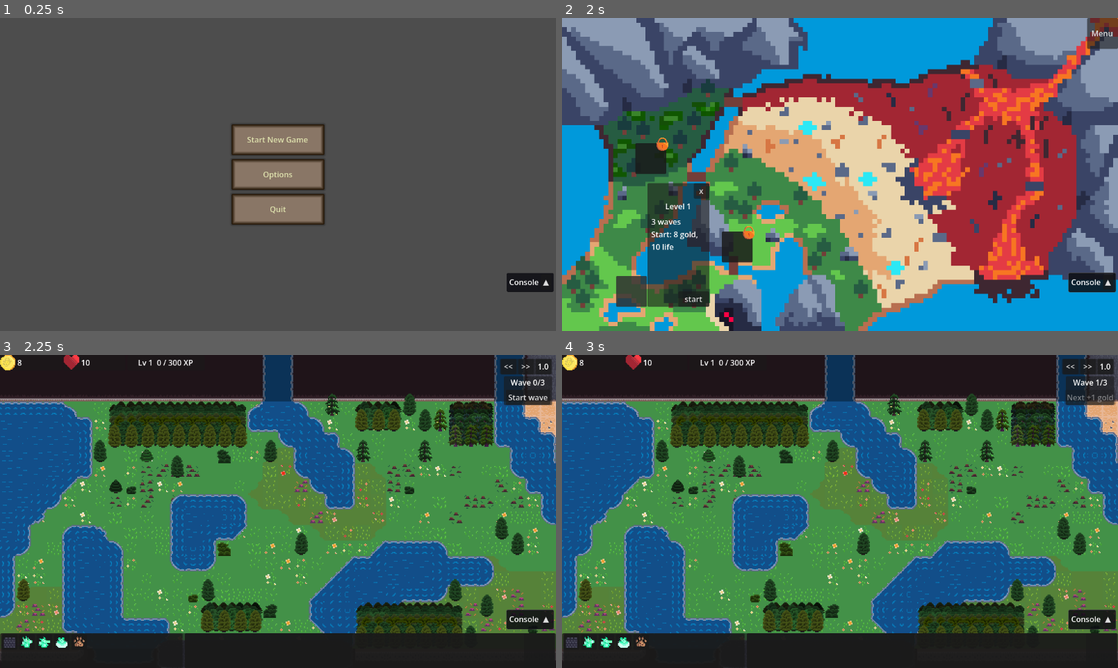
Above: before the commit, frames 1-4 (two rows, left to right).
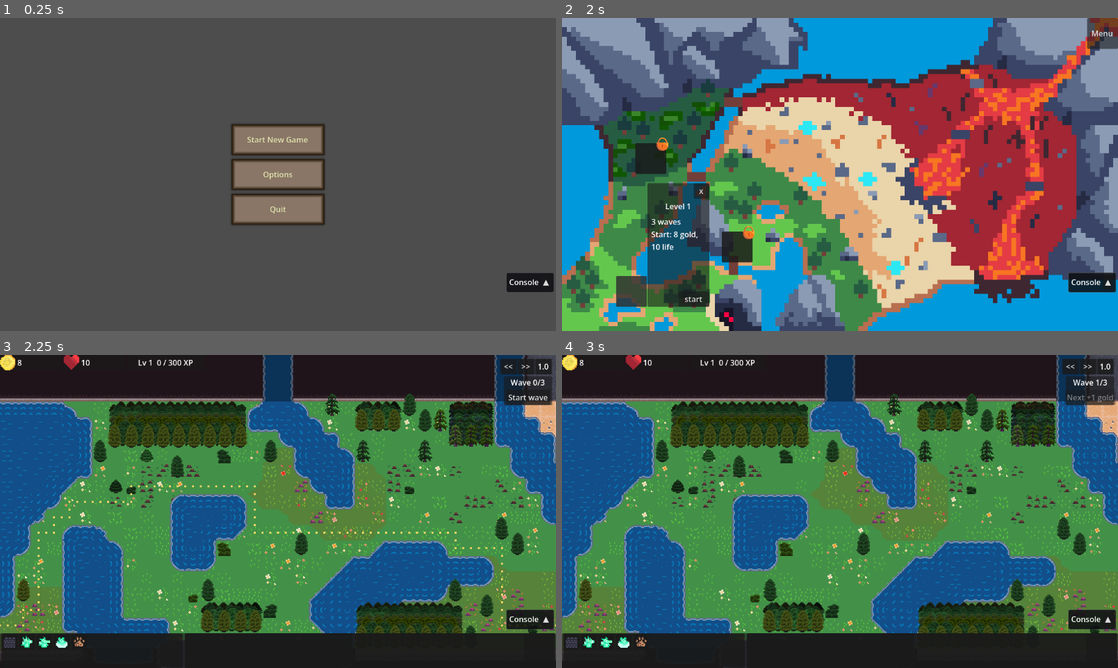
Above: after the commit, the same moments.

Repository: VelluVu/tower_def
Game: Godot game, scene res://scenes/main.tscn
The game is run twice, just before and just after one commit, with the same random seed, the same clock (stepped at 60 frames per second) and the same inputs. The engine's default icon, where the game draws it, is replaced by a stand-in: a white triangle on a blue panel in a dark square.
Inputs (mouse positions are in pixels of both pictures, inside the frame that each line leads up to):
- Up to frame 1 (0.25 s): no input
- Up to frame 2 (2 s): click "Start New Game" at 0.5 s; click (628, 290) at 1.27 s
- Up to frame 3 (2.25 s): click "start" at 2 s
- Up to frame 4 (3 s): click "Start wave" at 2.75 s

Frames 1-2 are identical in both runs. In frame 3, 0.3% of the frame differs, in the area x 0-100%, y 41-87%; in frame 4, nothing differs.

Commit message:
Show enemy routes while building
PathPreview (created by Level) draws a dotted line from every spawner to
its castle, with rings at both ends, during the build phase. It follows
grid changes and hides while a wave runs.

Co-Authored-By: Claude Opus 5.5 <noreply@anthropic.com>

Diff:
--- a/scenes/level/level.gd
+++ b/scenes/level/level.gd
@@ -8,6 +8,7 @@
 const TILE_TYPE_CUSTOM_DATA_NAME : String = "TileType"
 const WAVE_RUNNER_NAME : String = "WaveRunner"
 const BUILDING_TYPE_UPGRADES_NAME : String = "BuildingTypeUpgrades"
+const PATH_PREVIEW_NAME : String = "PathPreview"
 const NO_LEVEL_DATA_WARNING : String = " Level has no LevelData, no waves will spawn!"
 
 @onready var tiles : Tiles = $Tiles
@@ -238,6 +239,9 @@
 	upgrades.name = "LevelUpgrades"
 	add_child(upgrades)
 	_setup_waves()
+	var path_preview : PathPreview = PathPreview.new()
+	path_preview.name = PATH_PREVIEW_NAME
+	add_child(path_preview)
 	UISignals.start_wave_pressed.connect(_on_start_wave_pressed)
 	UISignals.game_play_interface_loaded.connect(_emit_wave_state)
 	GameSignals.level_loaded.emit(self)
@@ -301,14 +305,14 @@
 
 	player_stats.gold = level_data.starting_gold
 	player_stats.life = level_data.starting_life
-	wave_runner.setup(level_data.waves, _get_spawners())
+	wave_runner.setup(level_data.waves, get_spawners())
 
 
 ## The area the enemies cross: every spawner and end point, for framing the camera.
 func get_path_bounds() -> Rect2:
 	var bounds : Rect2 = Rect2(end_point.global_position, Vector2.ZERO)
 
-	for spawner in _get_spawners():
+	for spawner in get_spawners():
 		bounds = bounds.expand(spawner.global_position)
 		if spawner.end_point != null:
 			bounds = bounds.expand(spawner.end_point.global_position)
@@ -316,7 +320,7 @@
 	return bounds
 
 
-func _get_spawners() -> Array[Spawner]:
+func get_spawners() -> Array[Spawner]:
 	var spawners : Array[Spawner] = []
 
 	for node in get_tree().get_nodes_in_group(GroupNames.SPAWNER):
--- /dev/null
+++ b/scenes/level/path_preview.gd
@@ -0,0 +1,65 @@
+class_name PathPreview
+extends Node2D
+
+## Dotted enemy routes from every spawner to its castle, shown while the player builds so the
+## spawn points and the castle can be found. Follows the maze as buildings change the grid.
+
+const DOT_SPACING : float = 8.0
+const DOT_SIZE : Vector2 = Vector2(2, 2)
+const MARKER_RADIUS : float = 6.0
+const MARKER_WIDTH : float = 1.0
+const MARKER_POINTS : int = 16
+
+@export var path_color : Color = Color(1.0, 0.85, 0.4, 0.7)
+@export var spawn_color : Color = Color(1.0, 0.35, 0.3, 0.9)
+@export var end_color : Color = Color(0.45, 0.8, 1.0, 0.9)
+
+var paths : Array[PackedVector2Array] = []
+
+var level : Level :
+	get:
+		if level == null:
+			level = get_parent()
+		return level
+
+
+func _ready() -> void:
+	GameSignals.astar_grid_updated.connect(_update_paths)
+	GameSignals.wave_cleared.connect(_on_wave_cleared)
+	UISignals.start_wave_pressed.connect(_on_start_wave_pressed)
+	_update_paths()
+
+
+func _update_paths() -> void:
+	paths.clear()
+
+	for spawner in level.get_spawners():
+		var end : Vector2 = spawner.end_point.global_position if spawner.end_point != null else level.end_point.global_position
+		paths.append(level.find_path(spawner.global_position, end))
+
+	queue_redraw()
+
+
+func _draw() -> void:
+	for path in paths:
+		if path.is_empty():
+			continue
+
+		for i in range(path.size() - 1):
+			var from : Vector2 = to_local(path[i])
+			var to : Vector2 = to_local(path[i + 1])
+			var steps : int = maxi(1, roundi(from.distance_to(to) / DOT_SPACING))
+			for step in steps:
+				draw_rect(Rect2(from.lerp(to, float(step) / steps) - DOT_SIZE * 0.5, DOT_SIZE), path_color)
+
+		draw_arc(to_local(path[0]), MARKER_RADIUS, 0.0, TAU, MARKER_POINTS, spawn_color, MARKER_WIDTH)
+		draw_arc(to_local(path[path.size() - 1]), MARKER_RADIUS + 2.0, 0.0, TAU, MARKER_POINTS, end_color, MARKER_WIDTH)
+
+
+func _on_start_wave_pressed() -> void:
+	hide()
+
+
+func _on_wave_cleared(_wave_number : int) -> void:
+	_update_paths()
+	show()
Not shown, added: scenes/level/path_preview.gd.uid
